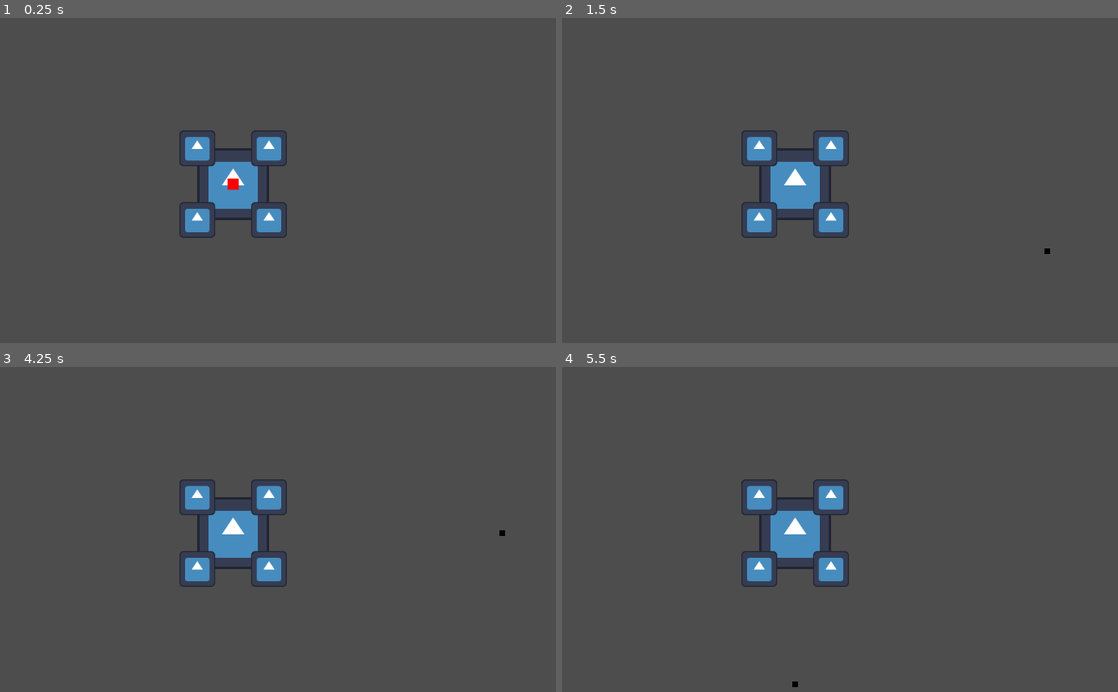
Above: before the commit, frames 1-4 (two rows, left to right).
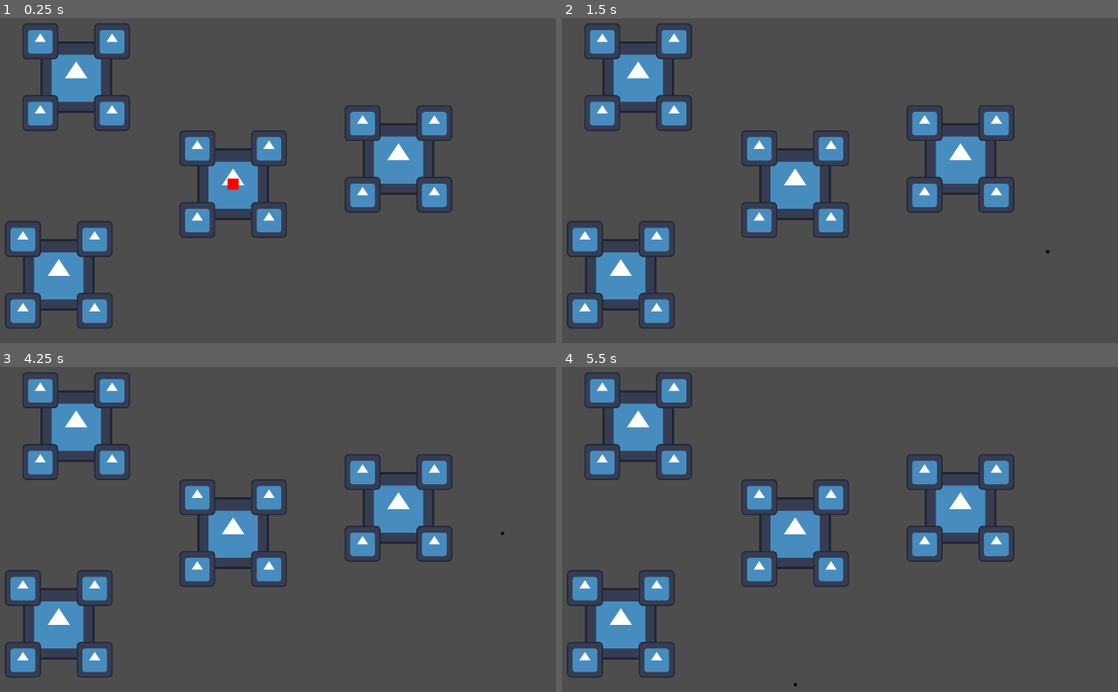
Above: after the commit, the same moments.

Repository: Spiraling-Time/BossFight
Game: Godot game, scene res://GameStuff/Scenes/world.tscn
Two runs of this game, one before a commit and one after it. Both use one fixed random seed, a clock stepped at 60 frames per second and the inputs below. The engine's default icon, where the game draws it, is replaced by a stand-in: a white triangle on a blue panel in a dark square.
Inputs:
- Up to frame 1 (0.25 s): no input
- Up to frame 2 (1.5 s): tap Enter at 0.5 s; hold Right 0.53-1.28 s; hold Z 0.53-1.28 s; hold Down from 1.28 s (still down); tap Z at 1.35 s
- Up to frame 3 (4.25 s): tap Space at 2, 3.5 s; release Down at 2.03 s; hold Right 2.03-2.78 s; hold Z 2.03-2.78 s; tap Enter at 2.75 s; hold Up 2.78-3.53 s; tap Z at 2.85 s; hold Left from 3.53 s (still down); hold Z from 3.53 s (still down)
- Up to frame 4 (5.5 s): tap Enter at 4.25 s; release Z at 4.28 s; tap Z at 4.35 s; release Left at 5.03 s; hold Down from 5.03 s (still down); hold Z from 5.03 s (still down)

The runs differ from the first frame. In frame 1, 9.4% of the frame differs, in the area x 0-82%, y 1-96%; in frame 2, 9.5%; in frame 3, 9.5%, in the area x 0-91%, y 1-96%; in frame 4, 9.5%.

Commit message:
made cursor smaller, multiple works!

Diff:
--- a/GameStuff/Scenes/detector.tscn
+++ b/GameStuff/Scenes/detector.tscn
@@ -3,7 +3,7 @@
 [ext_resource type="Script" uid="uid://8ulaoi7y6gw1" path="res://GameStuff/Code/detector.gd" id="1_wr4y4"]
 
 [sub_resource type="RectangleShape2D" id="RectangleShape2D_uwmw3"]
-size = Vector2(10, 10)
+size = Vector2(5, 5)
 
 [node name="detector" type="Area2D"]
 script = ExtResource("1_wr4y4")
--- a/GameStuff/Scenes/world.tscn
+++ b/GameStuff/Scenes/world.tscn
@@ -13,3 +13,12 @@
 z_index = 5
 
 [node name="Monster" parent="." instance=ExtResource("3_8d1qx")]
+
+[node name="Monster2" parent="." instance=ExtResource("3_8d1qx")]
+position = Vector2(295, -45)
+
+[node name="Monster3" parent="." instance=ExtResource("3_8d1qx")]
+position = Vector2(-311, 162)
+
+[node name="Monster4" parent="." instance=ExtResource("3_8d1qx")]
+position = Vector2(-280, -191)
